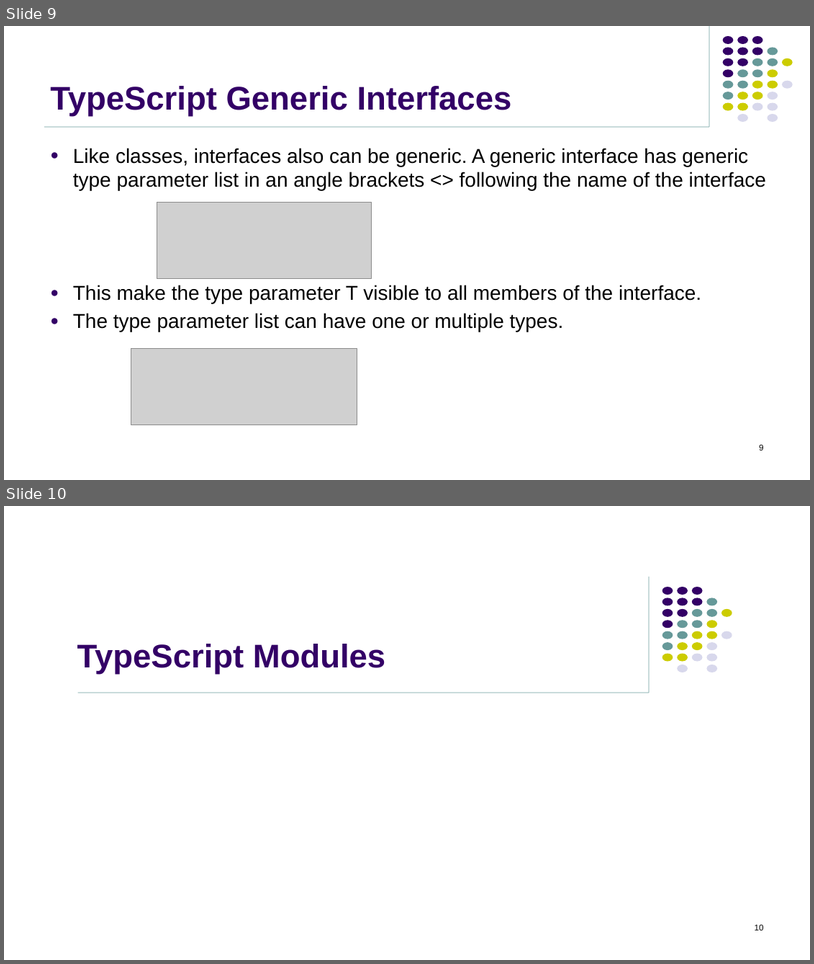
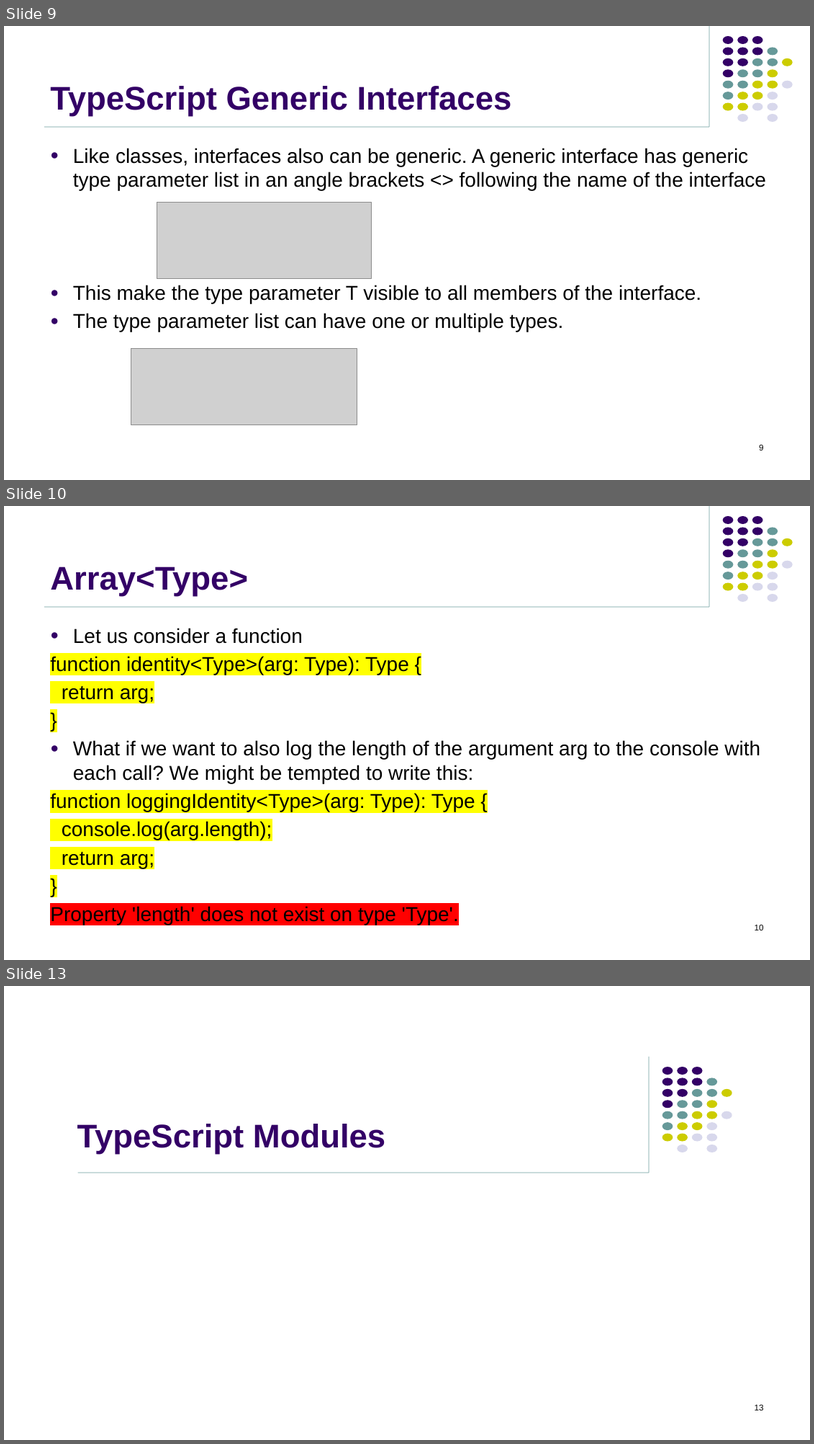
Before and after one commit to jasdhiratrevature/TrainingSlides, a slide deck: TypeScript/08_TypeScript_GENERICS.pptx. Shown one above the other, each under a label of ours: slides 9 and 10 before the commit, slides 9, 10 and 13 after it; the slides between them are not shown. The pictures are 814x964 and 814x1444 pixels, drawn with LibreOffice and Linux fonts; fonts in the diff are those of the drawing; grey boxes stand for pictures; background and template pictures are left out. Boxes give left, top, right and bottom in pixels: in the first picture for what was removed or moved away, otherwise in the second. Text is boxed around its words. In the diff, an @@ line names an element or a change of style, - is before the commit and + after.

```diff
--- a/TypeScript/08_TypeScript_GENERICS.pptx
+++ b/TypeScript/08_TypeScript_GENERICS.pptx
@@ slide 10 added at (4,506,810,960), background #FFFFFF; not listed: 33 template elements that a slide beside it also shows @@
@@ title added at (50,566,248,597), 39 pt, text #330066, bold @@
+Array<Type>
@@ text added at (50,628,761,924), 24 pt, text #000000 @@
+● Let us consider a function
+function identity<Type>(arg: Type): Type {
+return arg;
+}
+● What if we want to also log the length of the argument arg to the console with each call? We might be tempted to write this:
+function loggingIdentity<Type>(arg: Type): Type {
+console.log(arg.length);
+return arg;
+}
+Property 'length' does not exist on type 'Type'.
@@ page number added at (755,924,764,930), 10 pt, text #000000 @@
+10
@@ what was slide 10 is now slide 13 @@
@@ page number at (755,1404,764,1410): text changed @@
-10
+13
```
Also in this commit, not shown: 2 other slides added, 2 other files.
